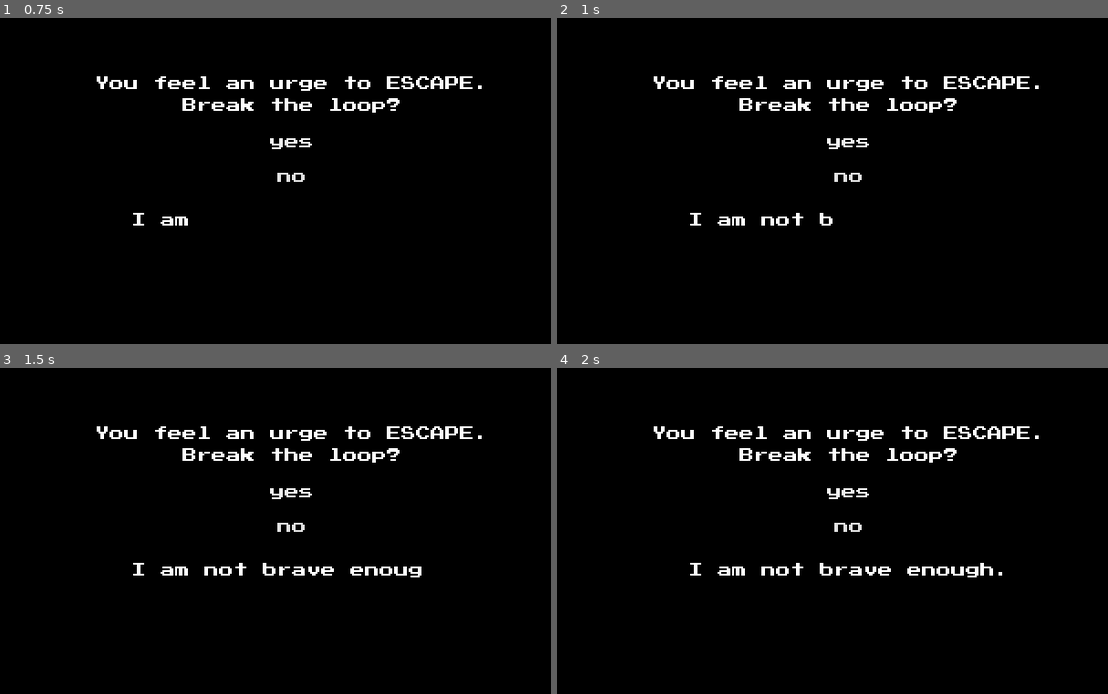
Above: before the commit, frames 1-4 (two rows, left to right).
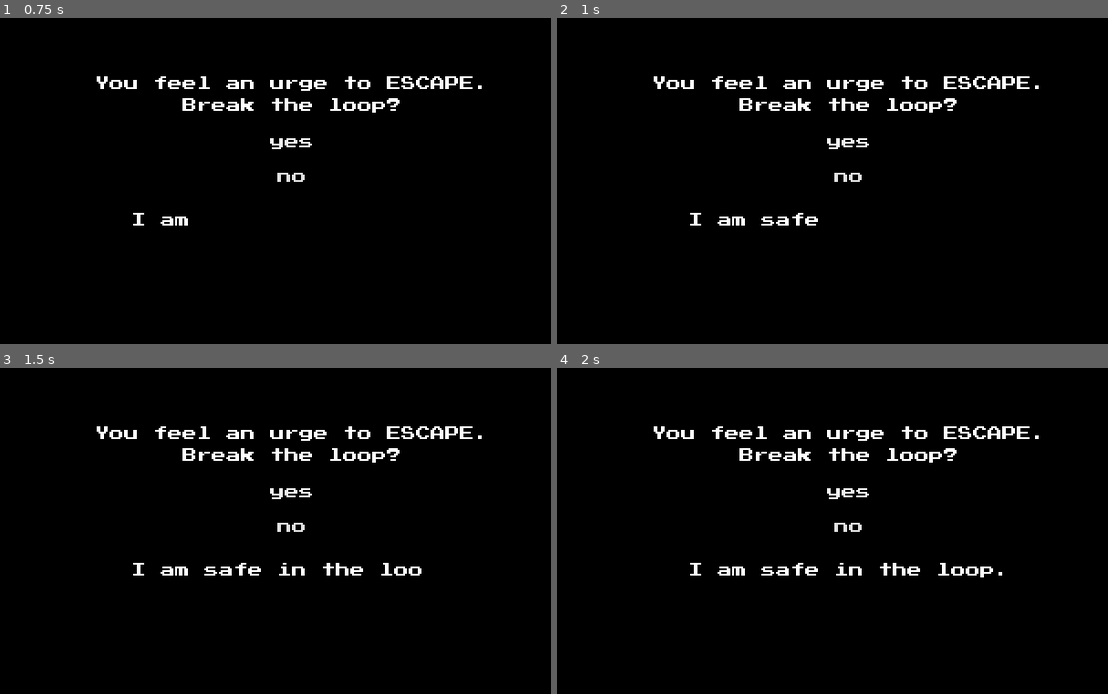
Above: after the commit, the same moments.

Repository: qhoang85/LD47
Game: Godot game, scene res://scenes/breakloop.tscn
Same seed, same stepped clock (60 frames per second), same inputs: the game is played once before the commit and once after it. This scene is started directly instead of the project's main scene.
Inputs:
- Up to frame 1 (0.75 s): click "-yes-" at 0.5 s
- Up to frame 2 (1 s): no input
- Up to frame 3 (1.5 s): click "yes" at 1.25 s
- Up to frame 4 (2 s): no input

Frame 1 is identical in both runs. In frame 2, 0.1% of the frame differs, in the area x 37-50%, y 59-64%; in frame 3, 0.4%; in frame 4, 0.5%, in the area x 37-80%, y 59-65%.

Commit message:
Fixed randomizer.

Diff:
--- a/scripts/breakloop.gd
+++ b/scripts/breakloop.gd
@@ -24,6 +24,7 @@
 func _ready():
 	yes_button.grab_focus()
 	$Message/Label2.visible = false
+	rand.randomize()
 	$Message/Label2.text = messages[rand.randi_range(0, messages.size() - 1)]
 
 
